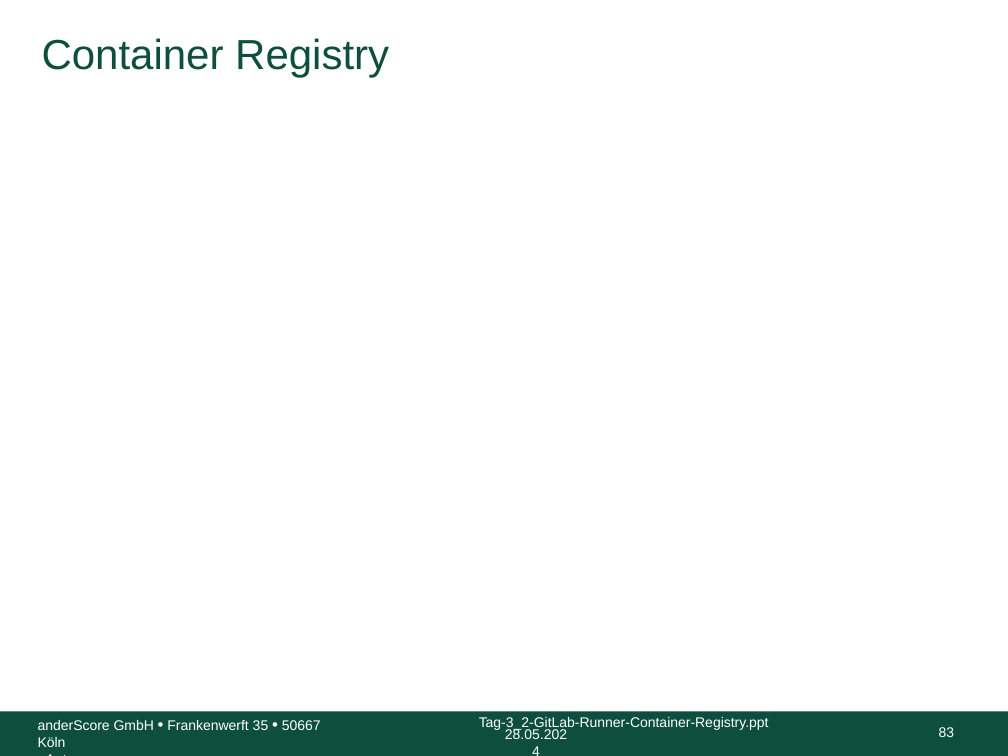
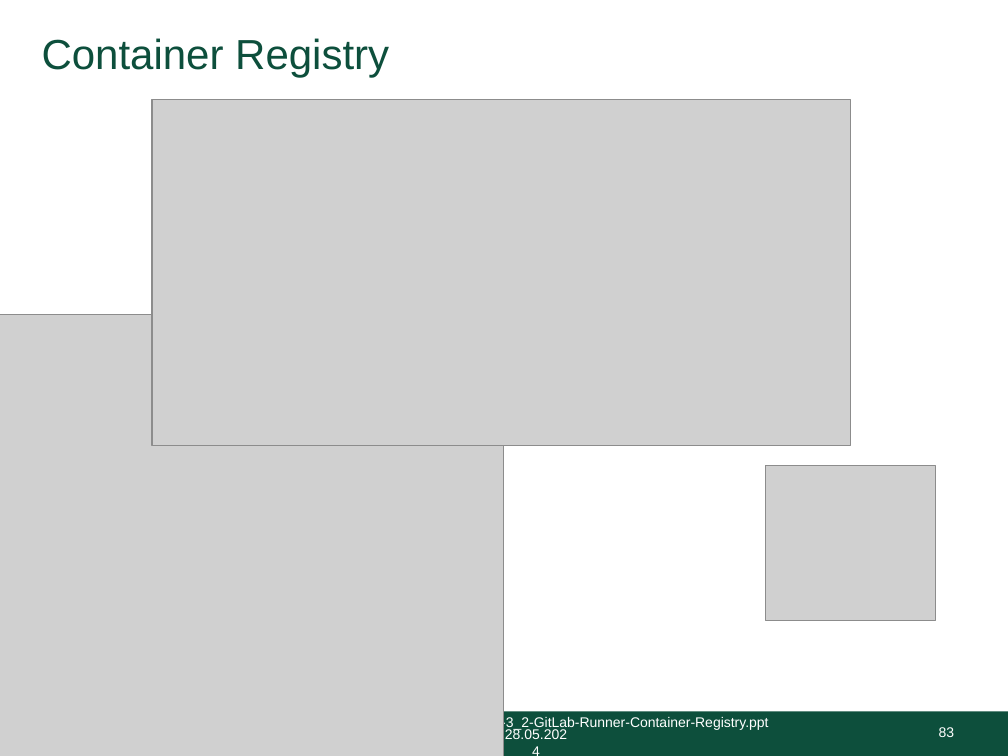
Before and after one commit to anderscore-gmbh/gitlab, a slide deck: slide 83 of slides/Tag-3_2-GitLab-Runner-Container-Registry.pptx. Drawn at 1008x756 pixels with LibreOffice and Linux fonts; fonts in the diff are those of the drawing; grey boxes stand for pictures; background and template pictures are left out. Boxes give left, top, right and bottom in pixels: in the first picture for what was removed or moved away, otherwise in the second. Text is boxed around its words. In the diff, an @@ line names an element or a change of style, - is before the commit and + after.

Commit message:
Tag-3_2: Init Docker Registry

```diff
--- a/slides/Tag-3_2-GitLab-Runner-Container-Registry.pptx
+++ b/slides/Tag-3_2-GitLab-Runner-Container-Registry.pptx
@@ picture added at (152, 100, 851, 446) @@
@@ picture added at (0, 314, 504, 756) @@
@@ picture added at (766, 466, 935, 622) @@
@@ text removed at (38, 720, 321, 747) @@
-anderScore GmbH • Frankenwerft 35 • 50667 Köln
-<Autor>
```
Also in this commit, not shown: 3 other files.
